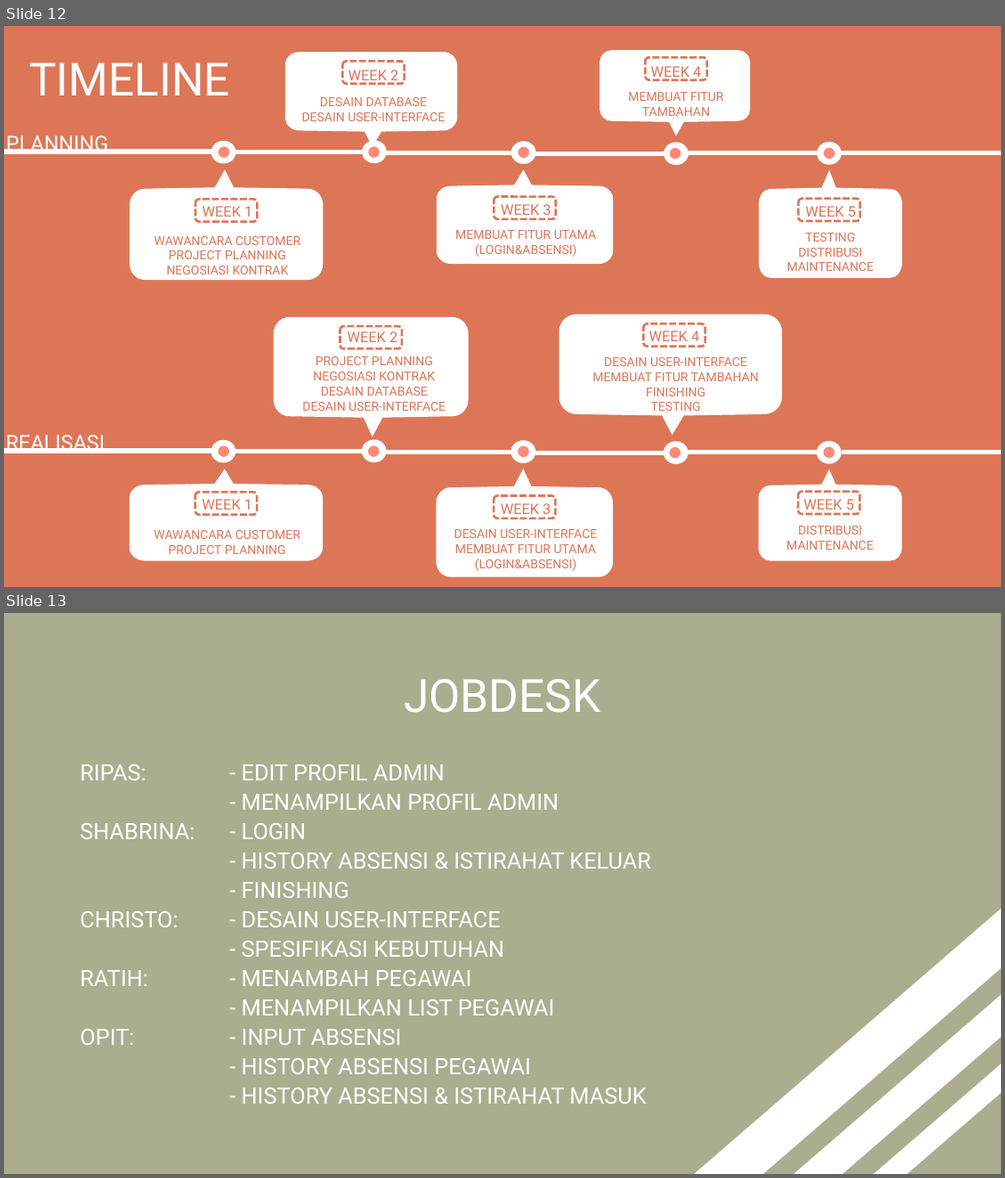
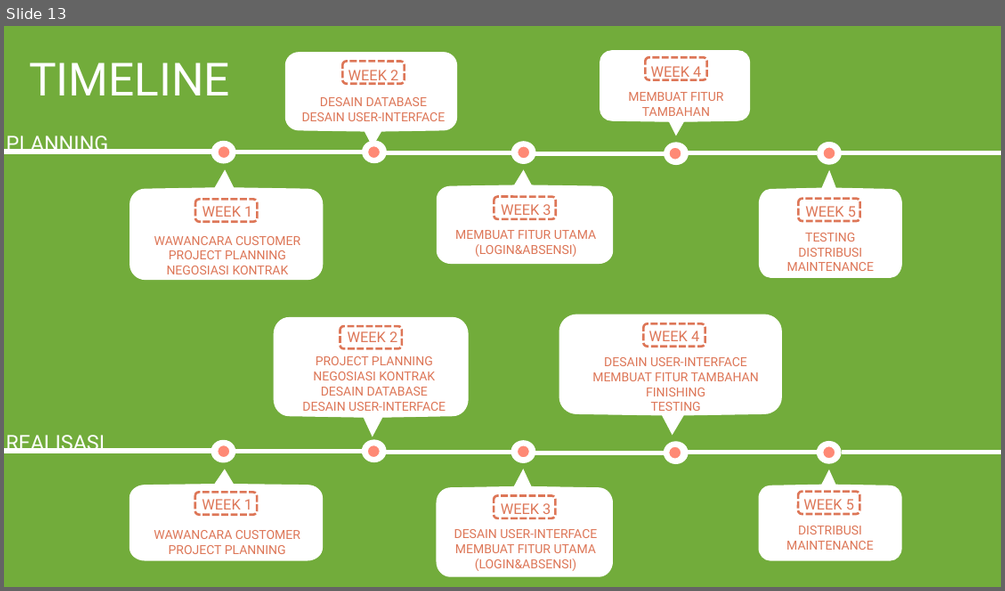
Before and after one commit to ripasfilqadar/mppl, a slide deck: buat demo/CikoroFarm.pptx. Shown one above the other, each under a label of ours: slides 12 and 13 before the commit, slide 13 after it. The pictures are 1005x1178 and 1005x591 pixels, drawn with LibreOffice and Linux fonts; fonts in the diff are those of the drawing. Boxes give left, top, right and bottom in pixels: in the first picture for what was removed or moved away, otherwise in the second. Text is boxed around its words. In the diff, an @@ line names an element or a change of style, - is before the commit and + after.

```diff
--- a/buat demo/CikoroFarm.pptx
+++ b/buat demo/CikoroFarm.pptx
@@ slide 13 removed at (4, 613, 1001, 1174), background #ACAD8E @@
@@ title removed at (404, 679, 600, 713) @@
-JOBDESK
@@ text removed at (80, 764, 651, 1103) @@
-RIPAS: - EDIT PROFIL ADMIN
-- MENAMPILKAN PROFIL ADMIN
-SHABRINA: - LOGIN
-- HISTORY ABSENSI & ISTIRAHAT KELUAR
-- FINISHING
-CHRISTO: - DESAIN USER-INTERFACE
-- SPESIFIKASI KEBUTUHAN
-RATIH: - MENAMBAH PEGAWAI
-- MENAMPILKAN LIST PEGAWAI
-OPIT: - INPUT ABSENSI
-- HISTORY ABSENSI PEGAWAI
-- HISTORY ABSENSI & ISTIRAHAT MASUK
@@ rectangle removed at (686, 898, 1001, 1174) @@
@@ rectangle removed at (768, 968, 1001, 1174) @@
@@ rectangle removed at (814, 1007, 1001, 1174) @@
@@ what was slide 12 is now slide 13 @@
@@ slide 13 changed as well @@
@@ background #DD7657 to #72AC3B @@
```
Also in this commit, not shown: 9 other slides changed, 6 slides added, 5 other slides removed.
